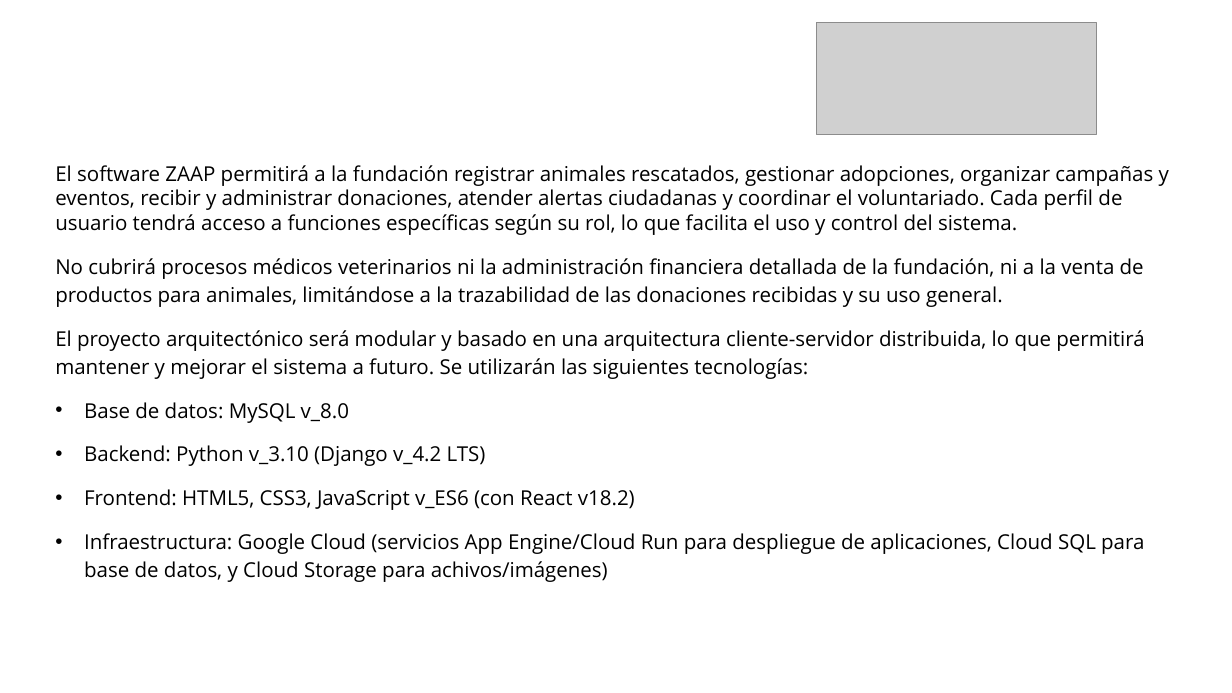
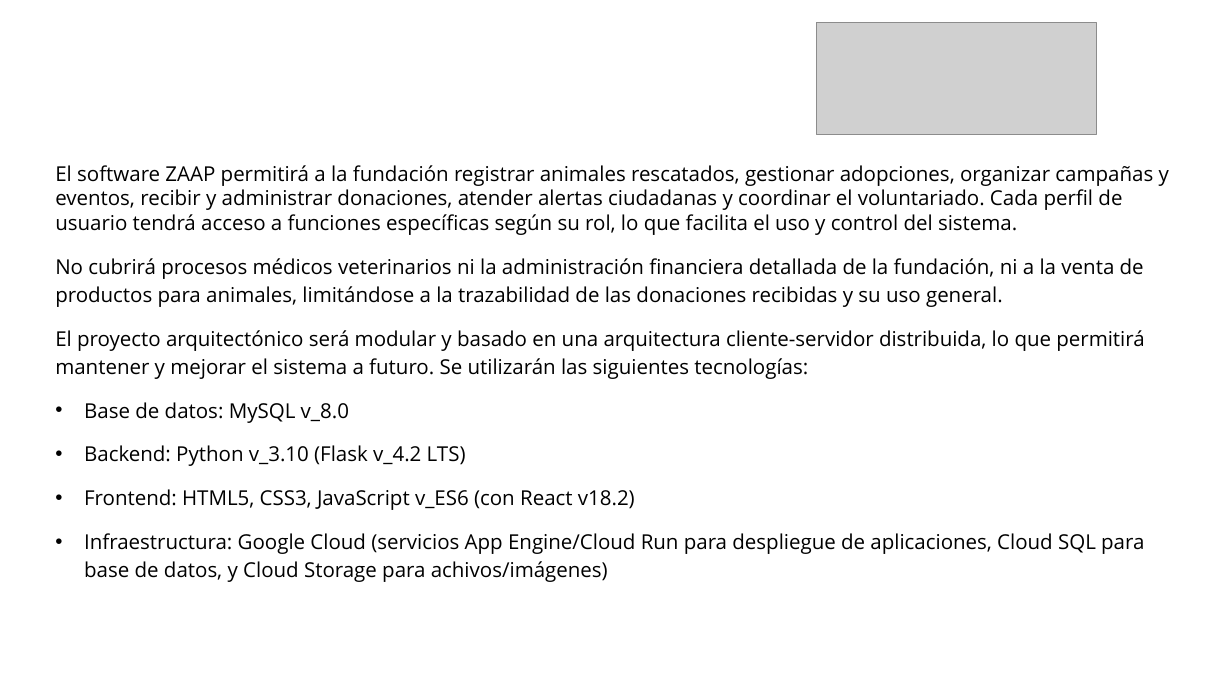
Before and after one commit to Pauland08/Proyecto-Zaap, a slide deck: slide 8 of _docs/trim_02/Contextualización Proyecto/3. Presentación del Proyecto.pptx. Drawn at 1232x693 pixels with LibreOffice and Linux fonts; fonts in the diff are those of the drawing; grey boxes stand for pictures; background and template pictures are left out. Boxes give left, top, right and bottom in pixels: in the first picture for what was removed or moved away, otherwise in the second. Text is boxed around its words. In the diff, an @@ line names an element or a change of style, - is before the commit and + after.

```diff
--- a/_docs/trim_02/Contextualización Proyecto/3. Presentación del Proyecto.pptx
+++ b/_docs/trim_02/Contextualización Proyecto/3. Presentación del Proyecto.pptx
@@ text at <box>84,445,466,466</box>: text changed @@
-• Backend: Python v_3.10 (Django v_4.2 LTS)
+• Backend: Python v_3.10 (Flask v_4.2 LTS)
```
Also in this commit, not shown: 4 other slides changed, 13 other files.
